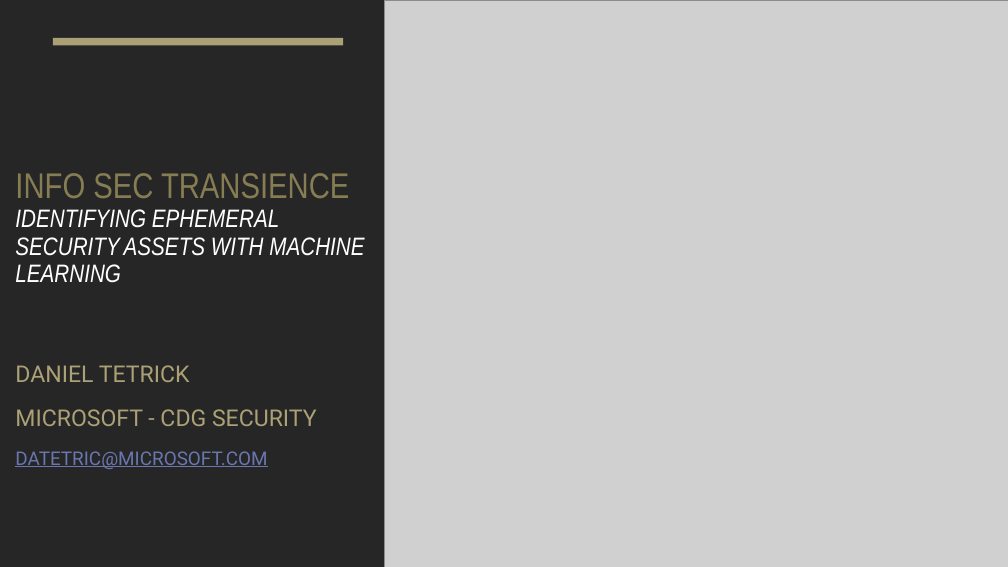
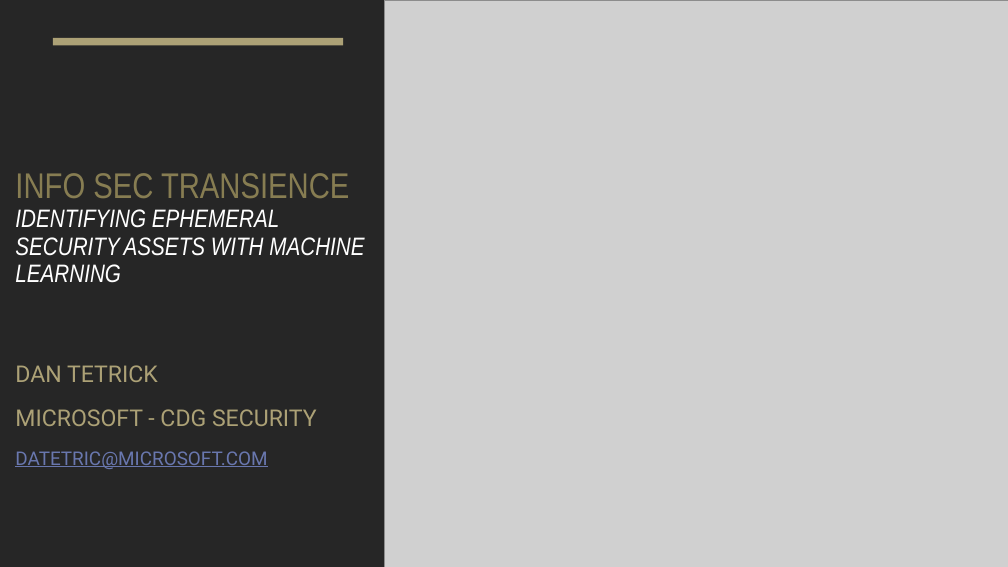
Before and after one commit to dantetrick/Transience_Databricks_LightGBMClassifier, a slide deck: slide 1 of Transience in InfoSec Data - Databricks Notebook.pptx. Drawn at 1008x567 pixels with LibreOffice and Linux fonts; fonts in the diff are those of the drawing; grey boxes stand for pictures. Boxes give left, top, right and bottom in pixels: in the first picture for what was removed or moved away, otherwise in the second. Text is boxed around its words. In the diff, an @@ line names an element or a change of style, - is before the commit and + after.

Commit message:
small changes
presentation prep

```diff
--- a/Transience in InfoSec Data - Databricks Notebook.pptx
+++ b/Transience in InfoSec Data - Databricks Notebook.pptx
@@ subtitle at box(15, 365, 158, 382): text changed @@
-DANIEL TETRICK
+DAN TETRICK
```
Also in this commit, not shown: 1 other file.
